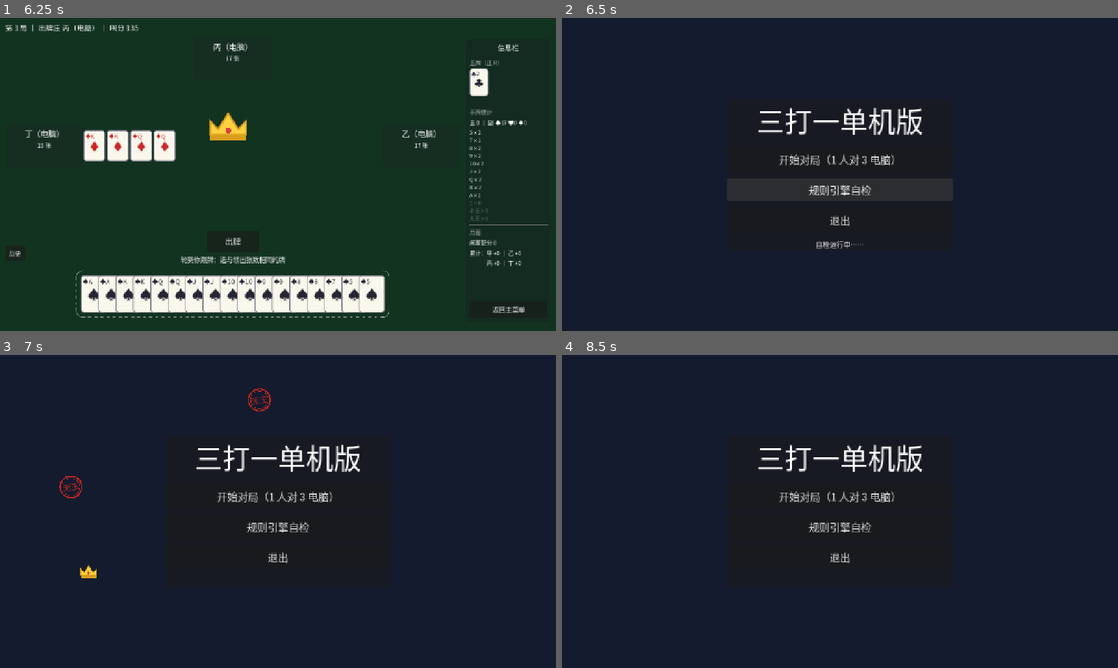
Above: before the commit, frames 1-4 (two rows, left to right).
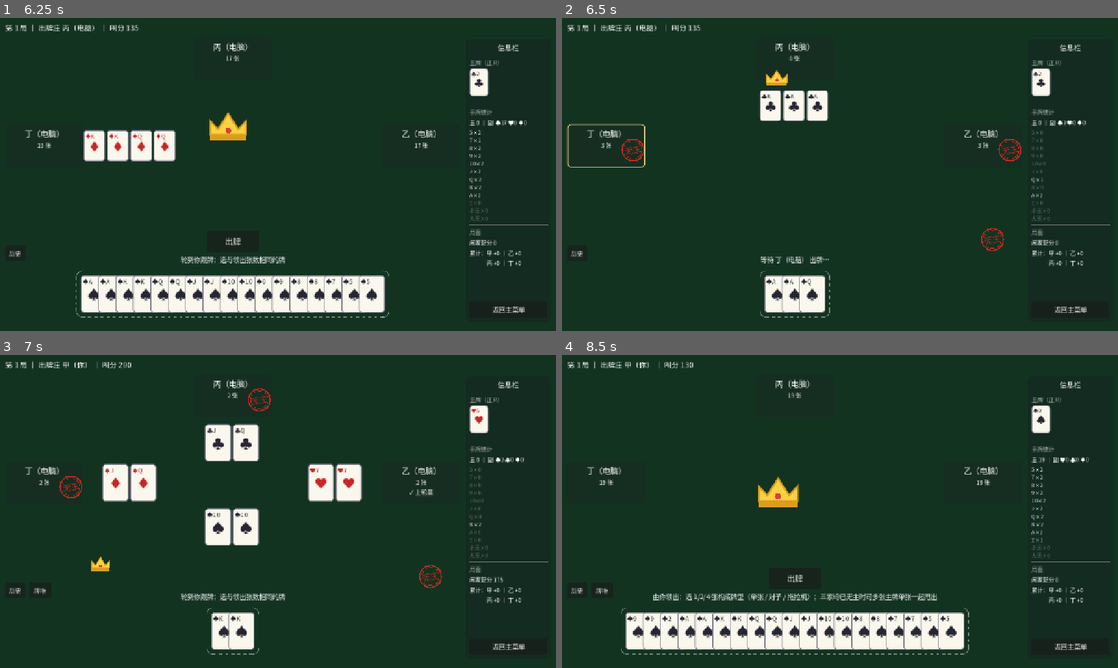
Above: after the commit, the same moments.

Repository: longy1/three-beat-one
Game: Godot game, scene res://scene/main_menu.tscn
The game is run twice, just before and just after one commit, with the same random seed, the same clock (stepped at 60 frames per second) and the same inputs.
Inputs (mouse positions are in pixels of both pictures, inside the frame that each line leads up to):
- Up to frame 1 (6.25 s): click "开始对局（1 人对 3 电脑）" at 0.5 s; click "叫 135" at 1.25 s; click "返回主菜单" at 2 s; click "开始对局（1 人对 3 电脑）" at 2.75 s; click "叫 140" at 3.5 s; click "历史" at 4.25 s; click "返回主菜单" at 5 s; click "规则引擎自检" at 5.75 s
- Up to frame 2 (6.5 s): no input
- Up to frame 3 (7 s): click (505, 646) at 6.5 s, where only the run after the commit has a clickable "返回主菜单"
- Up to frame 4 (8.5 s): click (795, 577) at 7.25 s, where only the run before the commit has a clickable "出牌"; click "历史" at 8 s

Frame 1 is identical in both runs. In frame 2, 23% of the frame differs, in the area x 0-99%, y 1-96%; in frame 3, 24%; in frame 4, 29%.
Error in both runs: Invalid access to property or key 'cards' on a base object of type 'RefCounted (Card)'. (res://core/ai_play.gd:179)

Commit message:
ai: 甩牌每次最多 4 张（用户定夺太多看不清，主牌更多时分多轮甩）+ 上限回归用例

Diff:
--- a/core/ai_play.gd
+++ b/core/ai_play.gd
@@ -208,7 +208,7 @@
 
 
 ## 领出策略（2026-11-17 角色化重写 + 甩牌与破坏副牌增补）：
-## - 庄家：⓪三家均已公示无主 → 7.3 甩出全部主牌（一轮逼三家各垫 n 张，压缩闲家牌力）
+## - 庄家：⓪三家均已公示无主 → 7.3 甩主牌（每次最多 4 张，逼三家各垫 n 张压缩闲家牌力）
 ##   ①握顶张（大王对/四王）先出最高常主对勾引（藏强牌诱闲家下分/耗牌）
 ##   ②弱主（无王 ≤5 张）且有副对 → 先出最小主牌单张逼闲家放主
 ##   ③逼空（≥2 闲家公示无主）→ 出最大副牌组合闯
@@ -262,15 +262,16 @@
 		for pair in trump_pairs:
 			if not pair[0].is_joker() and trump.is_permanent_trump(pair[0]):
 				permanent_pairs.append(pair)
-		# ⓪ 7.3 甩牌（2026-11-17）：三家均已公示无主 → 甩出全部主牌。
+		# ⓪ 7.3 甩牌（2026-11-17）：三家均已公示无主 → 甩主牌。
 		# 甩 n 张逼三家各垫 n 张（一轮挤压 3n 张），闲家手里的分牌会被强制垫出而作废；
 		# 闲家皆无主后我方余下的副牌组合本就稳赢，无须再留主配合。
+		# 每次最多甩 4 张（2026-11-17 用户定夺：太多看不清）；主牌更多时下一轮继续甩。
 		if defenders_void >= 3 and trump_count >= 2:
 			var dump: Array = []
 			for c in hand:
 				if trump.is_trump(c):
 					dump.append(c)
-			return dump
+			return dump.slice(0, 4)
 		# ① 藏强勾引：握顶张且另有常主对 → 先出最高常主对（顶张留到后手收割）
 		if holds_joker_pair and not permanent_pairs.is_empty():
 			permanent_pairs.sort_custom(_pair_power_desc(trump))
--- a/test/test_ai_policy.gd
+++ b/test/test_ai_policy.gd
@@ -315,3 +315,15 @@
 	var hand := [C(Card.Suit.HEART, Card.RANK_7, 0), C(Card.Suit.CLUB, Card.RANK_8, 0)]
 	var lead := AiPlay.choose_play(hand, t, [], 1, 2)
 	test.eq(lead, [hand[1]], "无 A/Q 试探资本 → 回退默认最强单张 ♣8")
+
+
+## 甩牌上限（2026-11-17 用户定夺）：一次最多甩 4 张，主牌更多时分多轮甩
+func test_banker_dump_capped_at_four(test) -> void:
+	var t := TrumpInfo.new(Card.Suit.SPADE, Card.RANK_9)
+	var hand := [C(Card.Suit.SPADE, Card.RANK_5, 0), C(Card.Suit.SPADE, Card.RANK_7, 0),
+		C(Card.Suit.SPADE, Card.RANK_8, 0), C(Card.Suit.SPADE, Card.RANK_10, 0),
+		C(Card.Suit.SPADE, Card.RANK_J, 0), C(Card.Suit.SPADE, Card.RANK_Q, 0),
+		C(Card.Suit.HEART, Card.RANK_7, 0)]
+	var dump := AiPlay.choose_play(hand, t, [], 2, 2, [], [true, true, false, true])
+	test.eq(dump.size(), 4, "6 张主牌在手 → 一次只甩前 4 张")
+	test.eq(dump, [hand[0], hand[1], hand[2], hand[3]], "甩出的是前 4 张主牌（余下轮次继续）")
Not shown, changed: AGENTS.md
